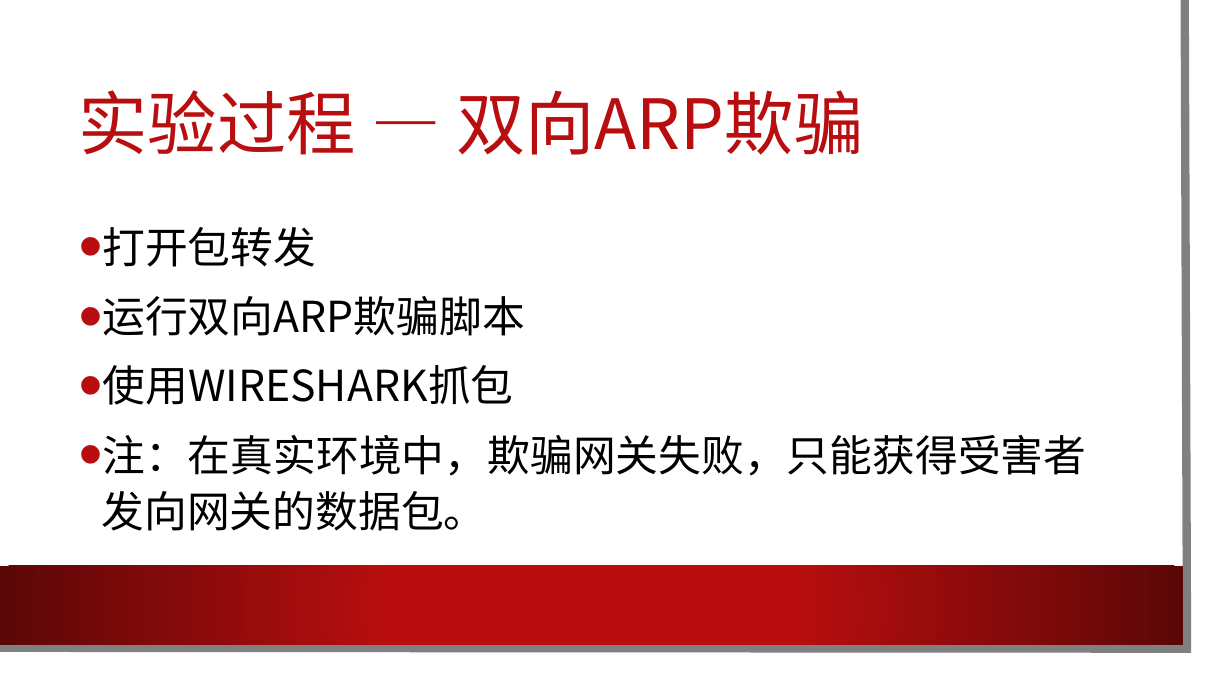
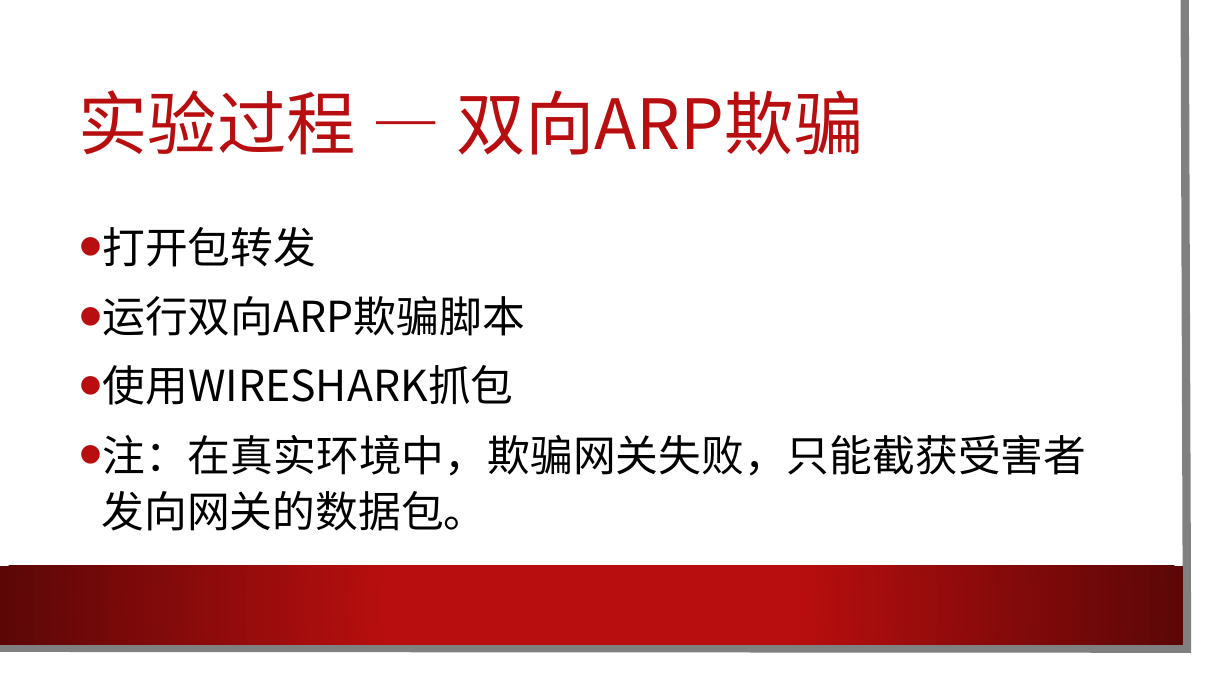
Before and after one commit to Harry-Chen/network-security-labs, a slide deck: slide 4 of lab2_mitm/slides.pptx. Drawn at 1232x693 pixels with LibreOffice and Linux fonts; fonts in the diff are those of the drawing; background and template pictures are left out. Boxes give left, top, right and bottom in pixels: in the first picture for what was removed or moved away, otherwise in the second. Text is boxed around its words. In the diff, an @@ line names an element or a change of style, - is before the commit and + after.

```diff
--- a/lab2_mitm/slides.pptx
+++ b/lab2_mitm/slides.pptx
@@ text at (102, 435, 1086, 531): text changed @@
-• 注：在真实环境中，欺骗网关失败，只能获得受害者发向网关的数据包。
+• 注：在真实环境中，欺骗网关失败，只能截获受害者发向网关的数据包。
```
Also in this commit, not shown: 4 other slides changed, 2 slides added.
